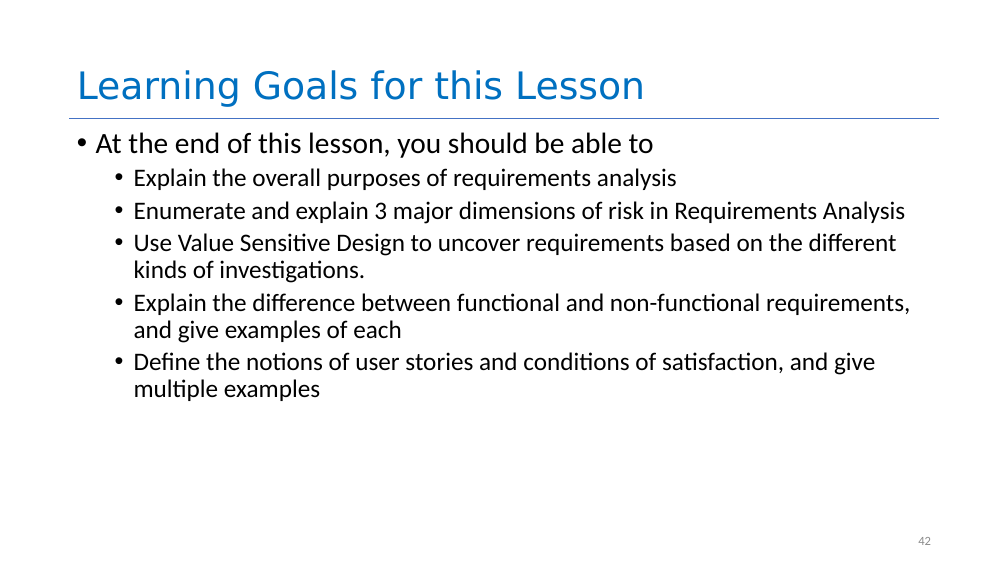
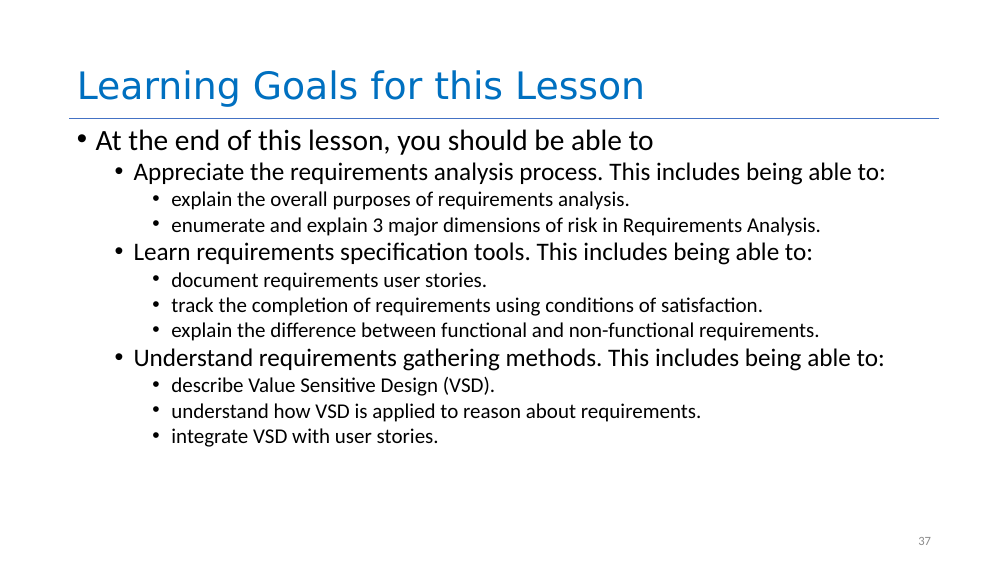
Before and after one commit to yashburshe/CS4530-Fall-2025, a slide deck: slide 37 of Slides/Module 01.2 Requirements Gathering.pptx (slide 42 before the commit). Drawn at 1008x567 pixels with LibreOffice and Linux fonts; fonts in the diff are those of the drawing. Boxes give left, top, right and bottom in pixels: in the first picture for what was removed or moved away, otherwise in the second. Text is boxed around its words. In the diff, an @@ line names an element or a change of style, - is before the commit and + after.

```diff
--- a/Slides/Module 01.2 Requirements Gathering.pptx
+++ b/Slides/Module 01.2 Requirements Gathering.pptx
@@ text at bbox=[96, 129, 654, 155]: line spacing 0.9 to 0.8 @@
@@ text at bbox=[134, 162, 886, 447]: text changed; size 24 to 20 pt @@
-  • Explain the overall purposes of requirements analysis
-  • Enumerate and explain 3 major dimensions of risk in Requirements Analysis
-  • Use Value Sensitive Design to uncover requirements based on the different kinds of investigations.
-  • Explain the difference between functional and non-functional requirements, and give examples of each
-  • Define the notions of user stories and conditions of satisfaction, and give multiple examples
+  • Appreciate the requirements analysis process. This includes being able to:
+    • explain the overall purposes of requirements analysis.
+    • enumerate and explain 3 major dimensions of risk in Requirements Analysis.
+  • Learn requirements specification tools. This includes being able to:
+    • document requirements user stories.
+    • track the completion of requirements using conditions of satisfaction.
+    • explain the difference between functional and non-functional requirements.
+  • Understand requirements gathering methods. This includes being able to:
+    • describe Value Sensitive Design (VSD).
+    • understand how VSD is applied to reason about requirements.
+    • integrate VSD with user stories.
@@ page number at bbox=[918, 537, 931, 545]: text changed @@
-42
+37
```
Also in this commit, not shown: 9 other slides changed, 3 slides added, 1 slide removed, 2 other files.
